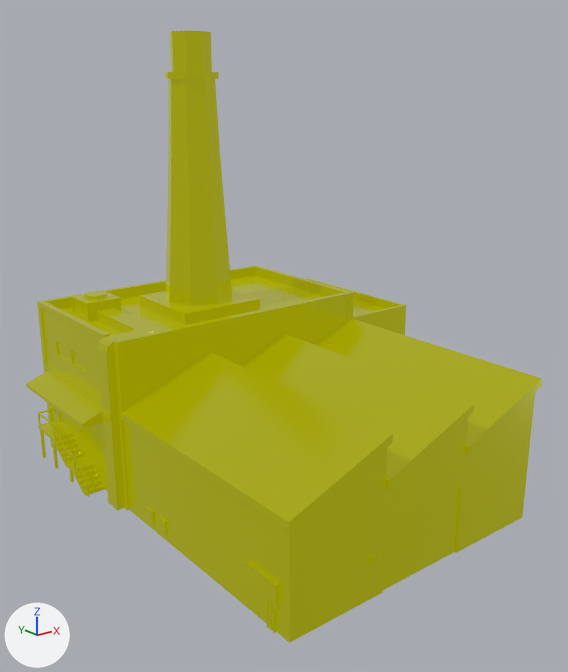
The glTF model public/models/industry-factory-old.glb: old version first, new version second.
One viewpoint serves both versions: a 50 mm lens placed at (-23.8, -31.1, 20.4), pointed at (0.6, -0.6, 8.2). The lights are fixed; the arrows at lower left show +X, +Y and +Z. Where no turn or scale is listed for an object, it has been applied to the vertices.

The first picture shows 'industry-factory-old'.
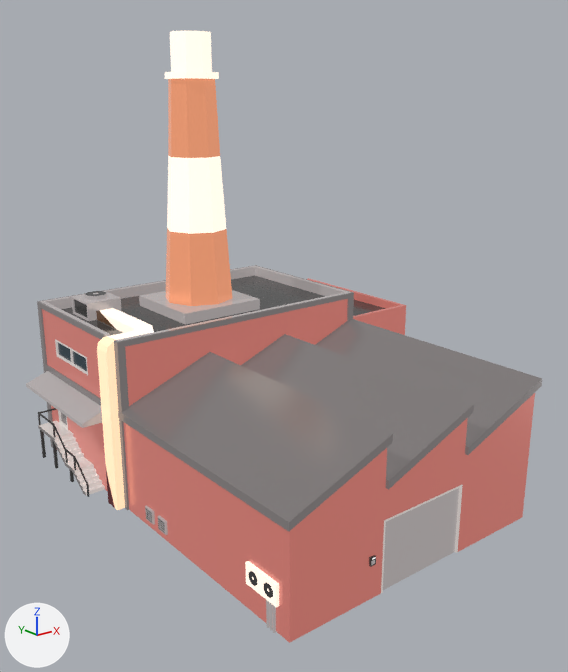
The change in detail:
Picture 'base' (img_base) is new.
Material 'LOWPOLY-COLORS.001' (mat_lowpoly_colors_001) is new.
Uses the picture img_base.
me_industry_factory_old has 1229 vertices, 2275 faces and spans x -9.0..12.5, y -11.5..11.3, z 0.0..23.3.
me_industry_factory_old no longer uses material mat_lowpoly_colors.
me_industry_factory_old now uses material mat_lowpoly_colors_001.

Boxes (x1, y1, x2, y2) around the edits, measured in the pictures (568 x 672 px):
'industry-factory-old', recoloured
    both: (26, 31, 542, 643)
